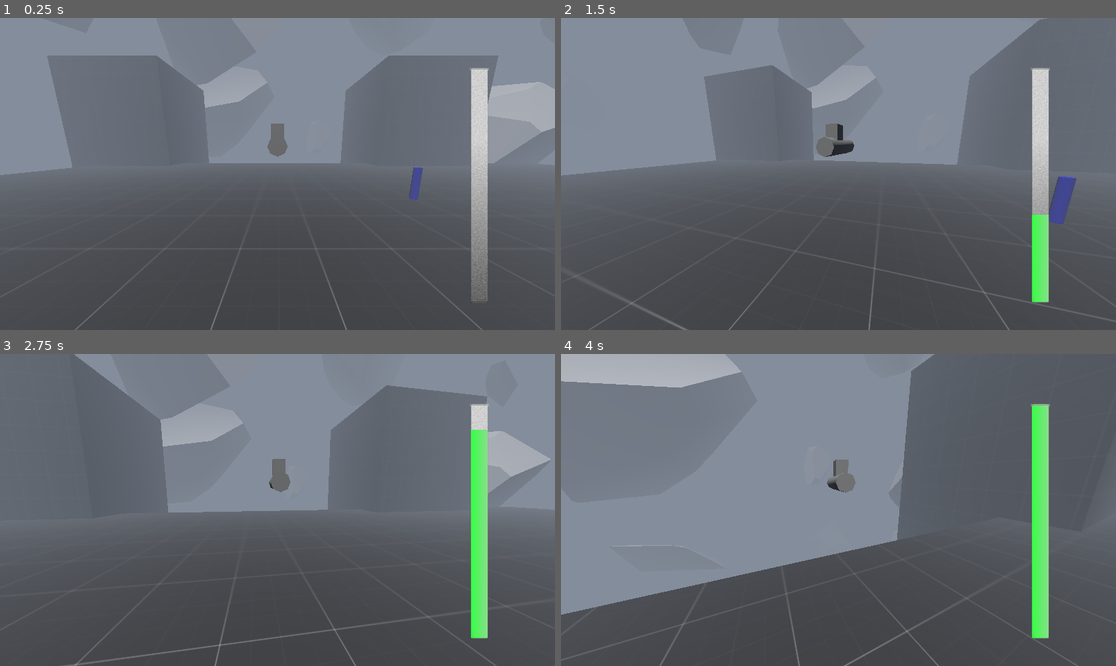
Above: before the commit, frames 1-4 (two rows, left to right).
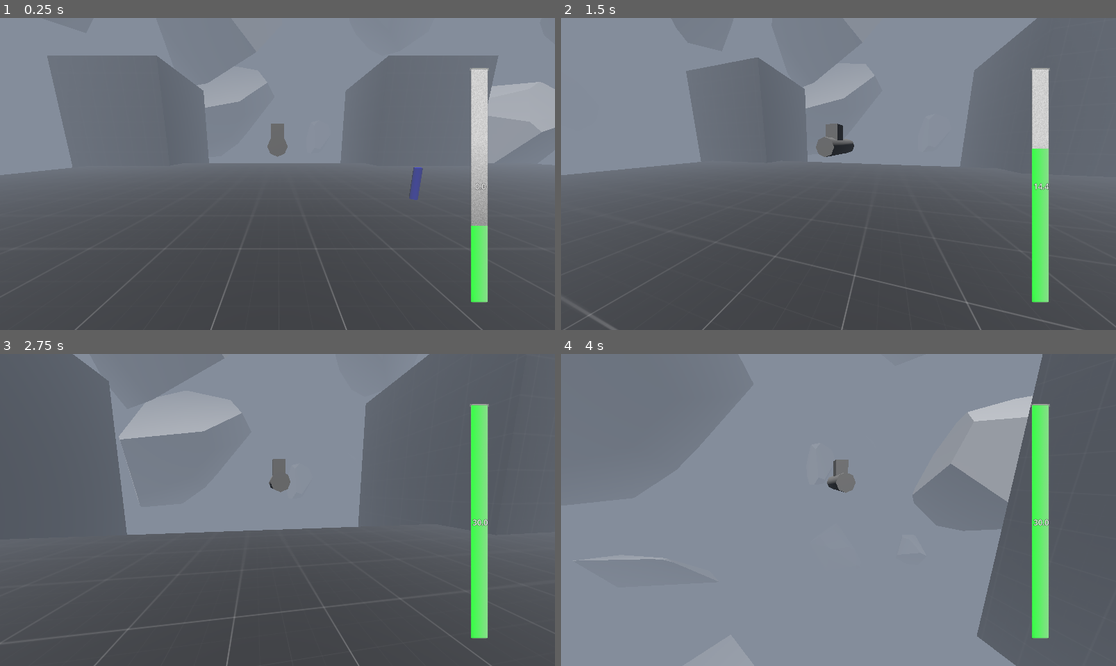
Above: after the commit, the same moments.

Repository: Kaio20/HyperSpaceTrucker
Game: Godot game, scene res://TestScene.tscn
Same seed, same stepped clock (60 frames per second), same inputs: the game is played once before the commit and once after it.
Inputs (mouse positions are in pixels of both pictures, inside the frame that each line leads up to):
- Up to frame 1 (0.25 s): no input
- Up to frame 2 (1.5 s): tap Enter at 0.5 s; move the mouse to (866, 174) at 0.52 s; hold W (forward) from 0.53 s (still down); move the mouse to (810, 174) at 1.27 s
- Up to frame 3 (2.75 s): keep holding W (forward); move the mouse to (288, 503) at 2.02 s
- Up to frame 4 (4 s): keep holding W (forward); move the mouse to (832, 516) at 2.77 s; move the mouse to (877, 513) at 3.52 s

The runs differ from the first frame. In frame 1, 0.8% of the frame differs, in the area x 84-88%, y 53-92%; in frame 2, 3.9%; in frame 3, 17%; in frame 4, 40%, in the area x 0-100%, y 0-100%.

Commit message:
Improve ship movement and add speed display to HUD
Refactored movement logic for clearer acceleration, deceleration, and reverse handling. Updated speed and acceleration values for more realistic control. Added a SpeedLabel to the HUD to display current speed, and adjusted the tpSpeed bar to support negative values for reverse movement.

Diff:
--- a/Player.gd
+++ b/Player.gd
@@ -11,6 +11,7 @@
 @onready var ui_target = get_node("/root/Main/HUD/ui_soll")
 @onready var ui_actual = get_node("/root/Main/HUD/ui_ist")
 @onready var tp_speed = get_node("/root/Main/HUD/MarginContainer/tpSpeed")
+@onready var speed_label: Label = get_node("/root/Main/HUD/MarginContainer/SpeedLabel")
 
 # Mouse input
 var mouse_delta: Vector2 = Vector2.ZERO
@@ -22,9 +23,9 @@
 @export var ship_rotation_speed: float = 2.0
 
 # Movement
-@export var max_speed: float = 3.0 * 0.1
-@export var acceleration: float = 1.2 * 0.1
-@export var deceleration: float = 0.75 * 0.1
+@export var max_speed: float = 30.0
+@export var acceleration: float = 15.2
+@export var deceleration: float = 10.5
 var current_speed: float = 0.0
 
 
@@ -47,6 +48,10 @@
 	handle_target_input(delta)
 	rotate_ship_toward_target(delta)
 	handle_movement(delta)
+
+	# Sync positions AFTER movement is complete
+	target_pivot.global_position = ship.global_position
+
 	update_ui()
 
 
@@ -65,7 +70,7 @@
 	# Current forward direction of the ship
 	var current_forward: Vector3 = -ship.global_transform.basis.z.normalized()
 
-	# Calculate the rotation needed
+	# Only rotate if we're not already aligned
 	if current_forward.dot(target_direction) < 0.9999:
 		# Create a basis that looks at the target
 		var target_basis := Basis.looking_at(target_direction, Vector3.UP)
@@ -79,32 +84,43 @@
 
 
 func handle_movement(delta: float) -> void:
-	# Accelerate while holding forward, decelerate otherwise
-	if Input.is_action_pressed("forward"):
-		current_speed = minf(current_speed + acceleration * delta, max_speed)
-	elif Input.is_action_pressed("back"):
-		current_speed = maxf(current_speed - acceleration * delta, -max_speed * 0.5)
+	# Player input
+	var input_thrust: float = 0.0
+	var fwd = Input.is_action_pressed("forward")
+	var back = Input.is_action_pressed("back")
+
+	if fwd:
+		input_thrust = acceleration
+	elif back:
+		input_thrust = -acceleration
+
+	# Apply thrust or drag
+	if input_thrust != 0.0:
+		current_speed += input_thrust * delta
+		current_speed = clampf(current_speed, -max_speed * 0.5, max_speed)
 	else:
-		# Gradually slow down when no input
-		if current_speed > 0:
-			current_speed = maxf(current_speed - deceleration * delta, 0.0)
-		elif current_speed < 0:
-			current_speed = minf(current_speed + deceleration * delta, 0.0)
+		# No input - apply drag to slow down
+		current_speed = move_toward(current_speed, 0.0, deceleration * delta)
 
-	# Move ship forward in its facing direction
-	var move_direction: Vector3 = -ship.global_transform.basis.z.normalized()
-	ship.velocity = move_direction * current_speed
-	ship.move_and_slide()
-
-	# Keep root node at ship position
-	global_position = ship.global_position
-	# Keep target pivot at ship position
-	target_pivot.global_position = ship.global_position
+	# Set velocity based on current speed
+	if current_speed != 0.0:
+		var move_direction: Vector3 = -ship.global_transform.basis.z.normalized()
+		ship.velocity = move_direction * current_speed
+		ship.move_and_slide()
+	else:
+		ship.velocity = Vector3.ZERO
 
 
 func update_ui() -> void:
-	# Update speed indicator
-	tp_speed.value = (current_speed / max_speed) * 100.0
+	# Update speed indicator (forward: 0-100%, reverse: 0 to -50%)
+	var max_reverse: float = max_speed * 0.5
+	if current_speed >= 0:
+		tp_speed.value = (current_speed / max_speed) * 100.0
+	else:
+		tp_speed.value = (current_speed / max_reverse) * 50.0
+
+	# Update speed label
+	speed_label.text = "%.1f" % current_speed
 
 	# Project aim points to screen and position crosshairs
 	if camera and ui_target and ui_actual:
--- a/TestScene.tscn
+++ b/TestScene.tscn
@@ -98,10 +98,18 @@
 
 [node name="tpSpeed" type="TextureProgressBar" parent="HUD/MarginContainer"]
 layout_mode = 2
-value = 25.0
+min_value = -50.0
 fill_mode = 3
 texture_under = ExtResource("4")
 texture_progress = ExtResource("5")
 
+[node name="SpeedLabel" type="Label" parent="HUD/MarginContainer"]
+layout_mode = 2
+theme_override_colors/font_color = Color(1, 1, 1, 1)
+theme_override_colors/font_outline_color = Color(0, 0, 0, 1)
+theme_override_constants/outline_size = 2
+horizontal_alignment = 1
+vertical_alignment = 1
+
 [node name="WorldEnvironment" type="WorldEnvironment" parent="."]
 environment = SubResource("4")
